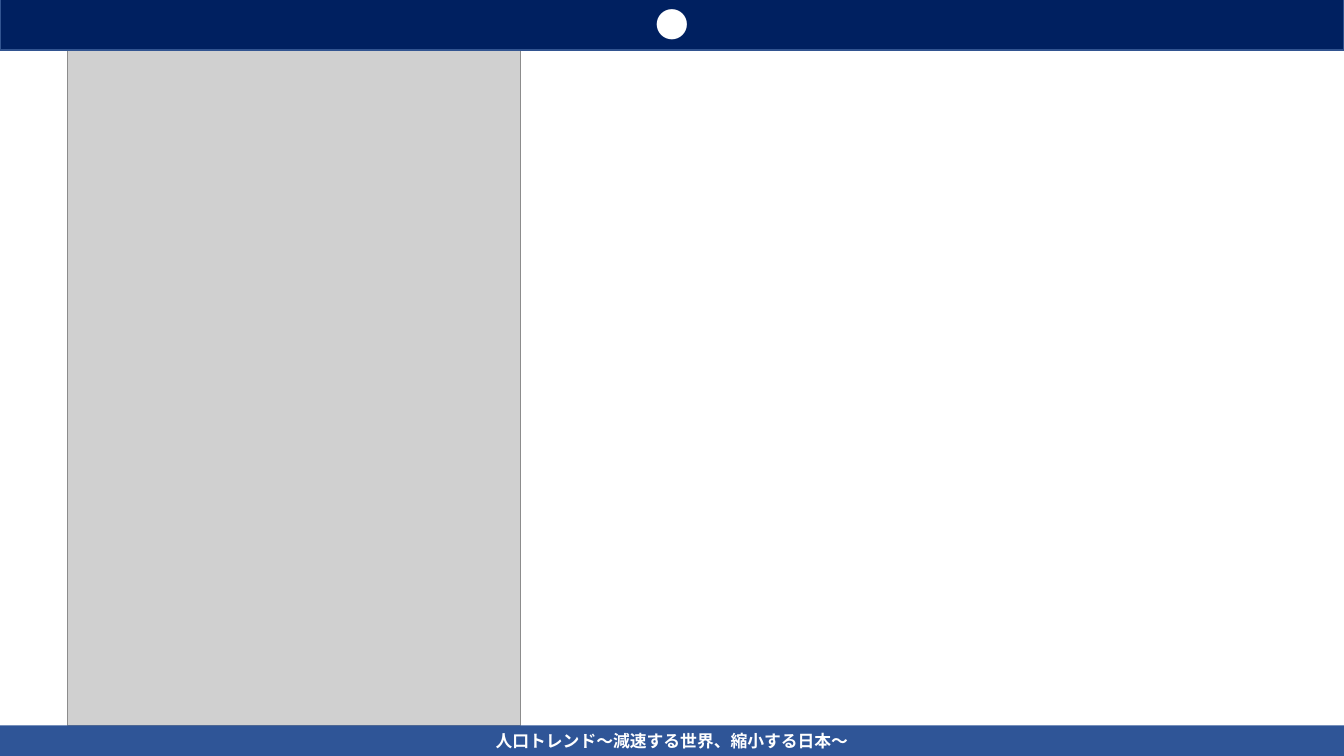
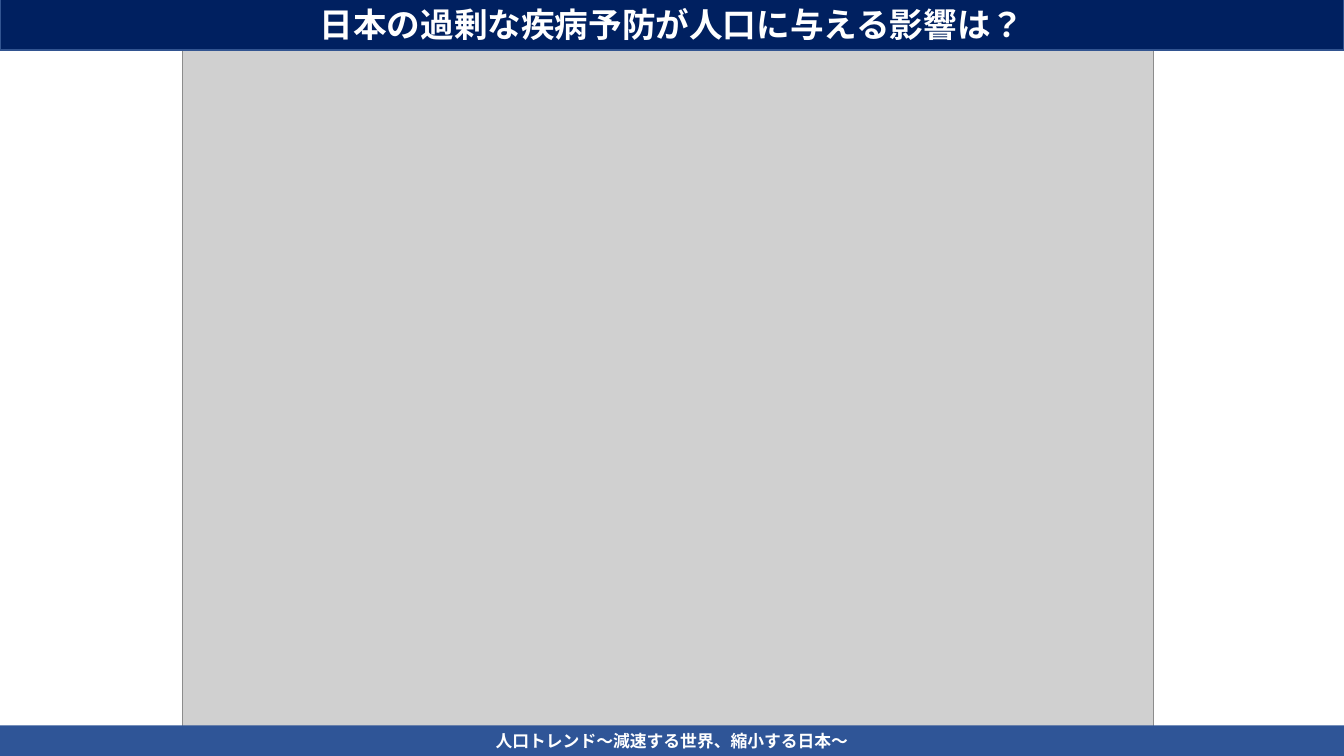
Before and after one commit to abe3yutaka/population-reduction, a slide deck: slide 5 of Work-X勉強会_人口トレンド_追加資料.pptx (slide 3 before the commit). Drawn at 1344x756 pixels with LibreOffice and Linux fonts; fonts in the diff are those of the drawing; grey boxes stand for pictures. Boxes give left, top, right and bottom in pixels: in the first picture for what was removed or moved away, otherwise in the second. Text is boxed around its words. In the diff, an @@ line names an element or a change of style, - is before the commit and + after.

```diff
--- a/Work-X勉強会_人口トレンド_追加資料.pptx
+++ b/Work-X勉強会_人口トレンド_追加資料.pptx
@@ text in rectangle at bbox=[320, 8, 1025, 40]: text changed @@
-●
+日本の過剰な疾病予防が人口に与える影響は？
@@ picture removed at bbox=[68, 50, 520, 726] @@
@@ picture added at bbox=[182, 47, 1153, 732] @@
```
Also in this commit, not shown: 2 other slides changed, 1 slide added.
